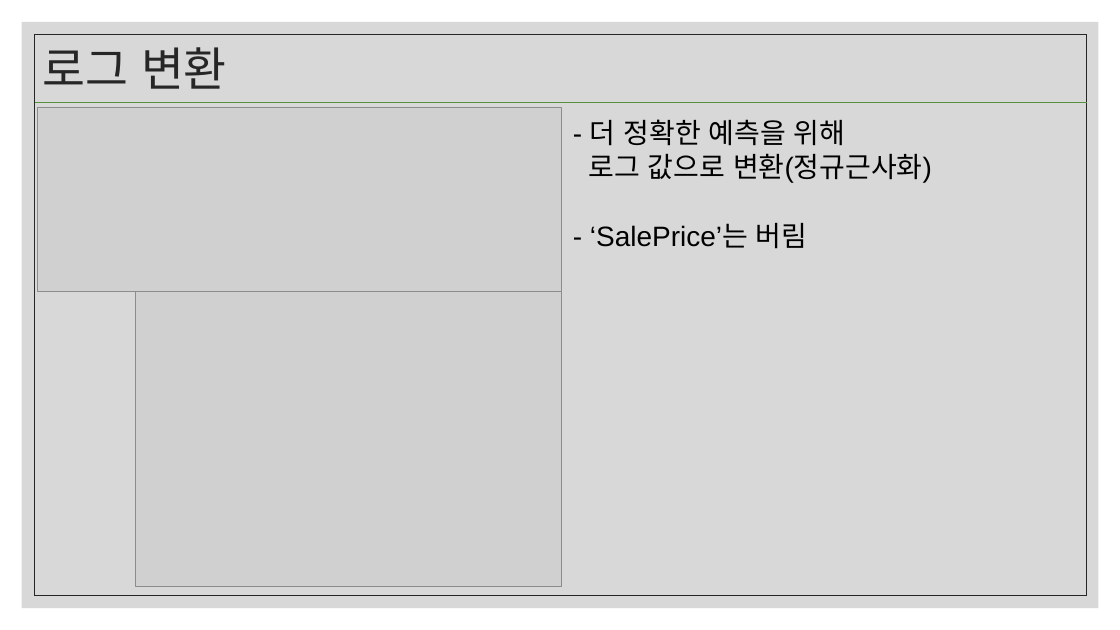
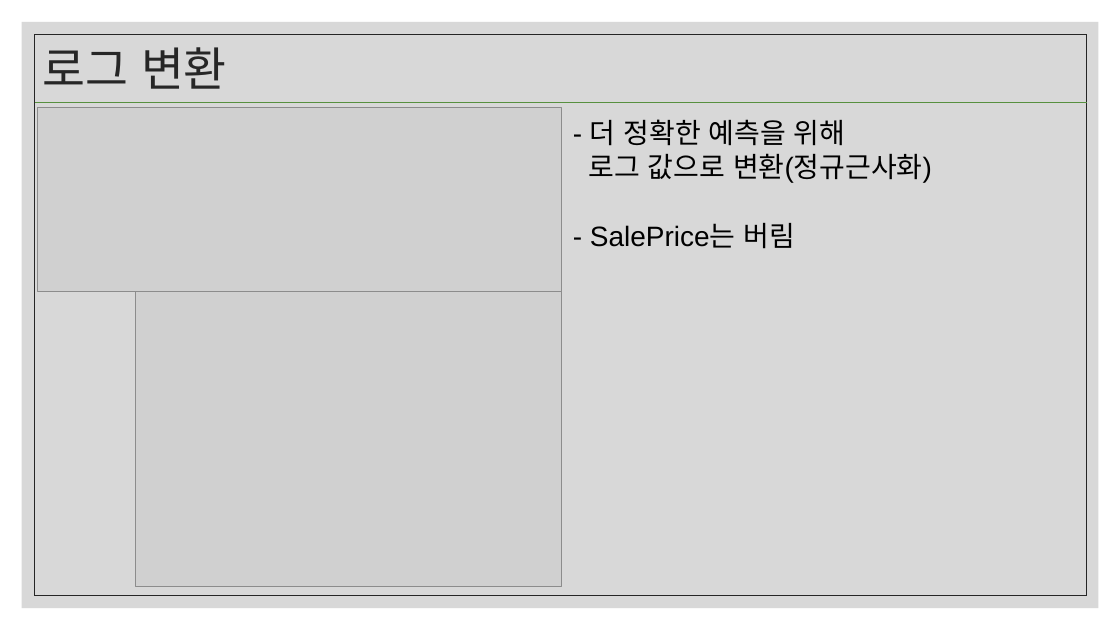
Before and after one commit to LunarLint/HouseSalePrice, a slide deck: slide 19 of 집값예상도출.pptx. Drawn at 1120x630 pixels with LibreOffice and Linux fonts; fonts in the diff are those of the drawing; grey boxes stand for pictures. Boxes give left, top, right and bottom in pixels: in the first picture for what was removed or moved away, otherwise in the second. Text is boxed around its words. In the diff, an @@ line names an element or a change of style, - is before the commit and + after.

Commit message:
v0.2
ppt 수정

```diff
--- a/집값예상도출.pptx
+++ b/집값예상도출.pptx
@@ text at (590, 223, 795, 249): text changed @@
-- ‘SalePrice’는 버림
+- SalePrice는 버림
```
